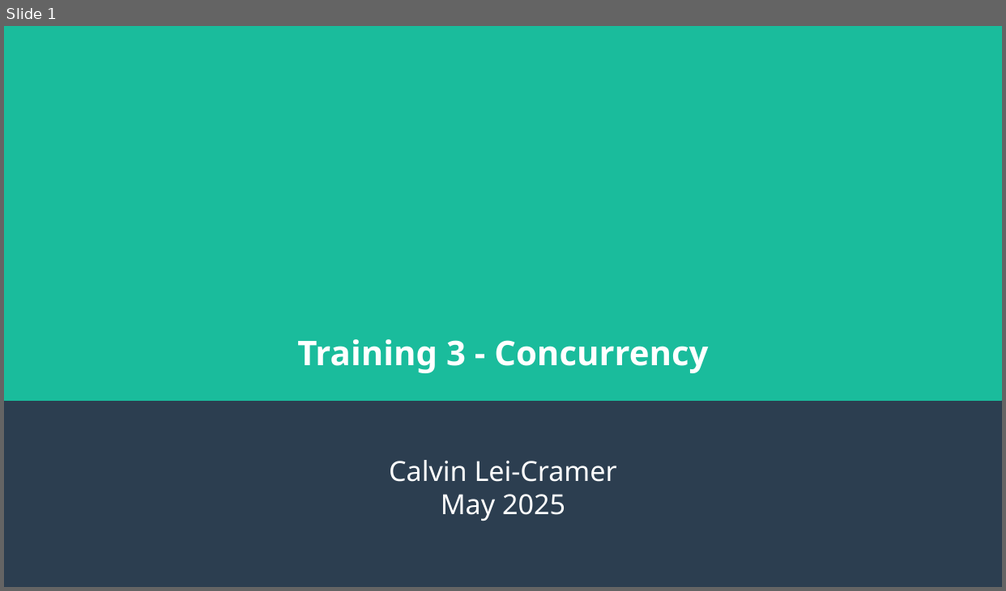
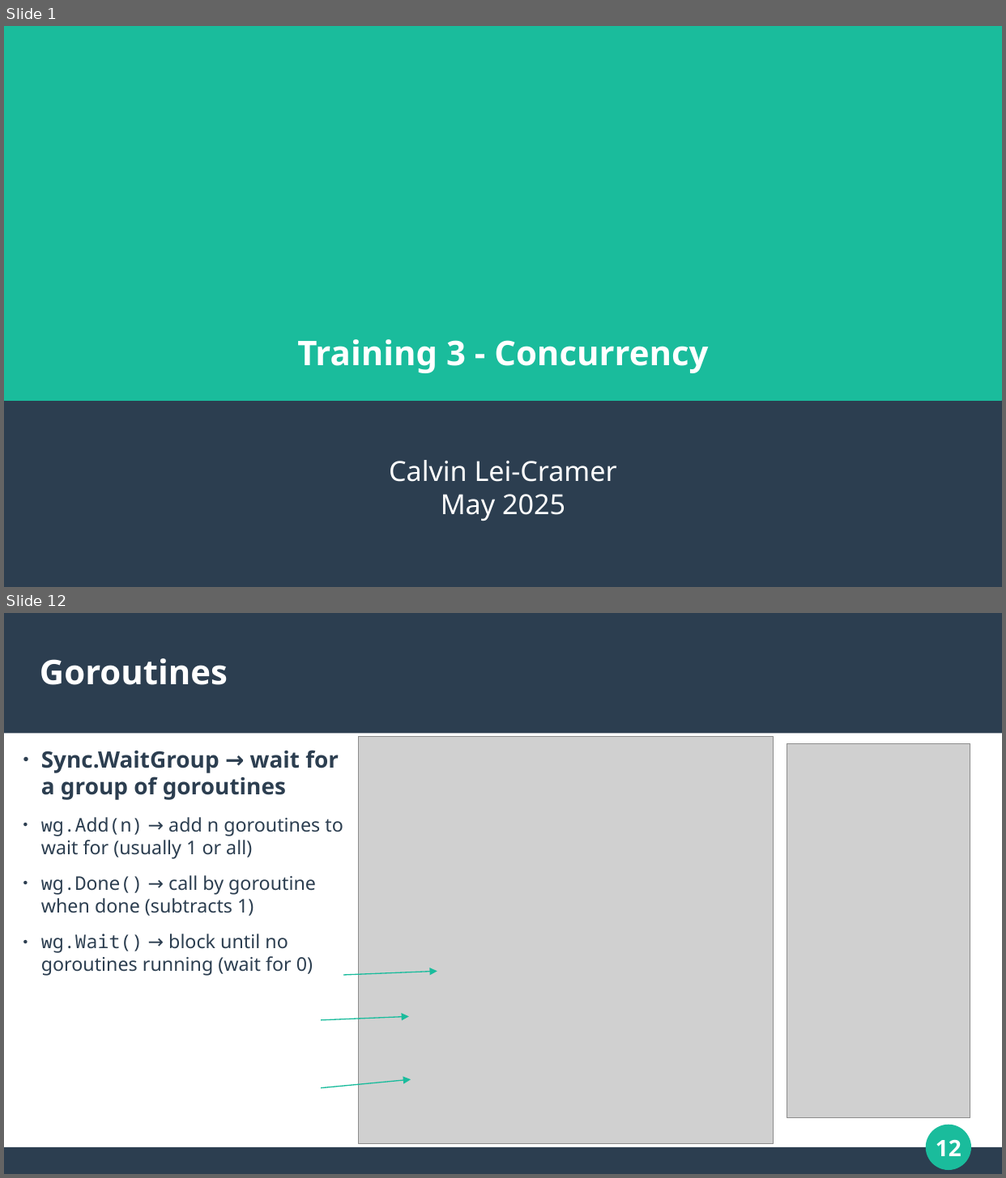
Before and after one commit to calvincramer/golang-training-3-completed, a slide deck: presentation-3.odp. Shown one above the other, each under a label of ours: slide 1 before the commit, slides 1 and 12 after it; the slides between them are not shown. The pictures are 1006x591 and 1006x1178 pixels, drawn with LibreOffice and Linux fonts; fonts in the diff are those of the drawing; grey boxes stand for pictures. Boxes give left, top, right and bottom in pixels: in the first picture for what was removed or moved away, otherwise in the second. Text is boxed around its words. In the diff, an @@ line names an element or a change of style, - is before the commit and + after.

```diff
--- a/presentation-3.odp
+++ b/presentation-3.odp
@@ slide 12 added at [4, 613, 1002, 1174], background #FFFFFF @@
@@ rectangle added at [4, 613, 1002, 734], fill #2C3E50 @@
@@ title added at [40, 658, 228, 685], 27 pt, text #FFFFFF, bold @@
+Goroutines
@@ text added at [41, 750, 343, 976], 15 pt, text #2C3E50 @@
+● Sync.WaitGroup → wait for a group of goroutines
+● wg.Add(n) → add n goroutines to wait for (usually 1 or all)
+● wg.Done() → call by goroutine when done (subtracts 1)
+● wg.Wait() → block until no goroutines running (wait for 0)
@@ picture added at [359, 737, 774, 1144] @@
@@ picture added at [787, 743, 970, 1118] @@
@@ arrow added from (343, 975) to (438, 972), #1ABC9C 0.85 pt @@
@@ arrow added from (321, 1020) to (409, 1017), #1ABC9C 0.85 pt @@
@@ arrow added from (321, 1088) to (411, 1080), #1ABC9C 0.85 pt @@
@@ ellipse added at [927, 1126, 971, 1170], fill #1ABC9C, outline #1ABC9C 0.85 pt @@
@@ page number added at [936, 1139, 961, 1157], 18 pt, text #FFFFFF, bold @@
+12
@@ rectangle added at [4, 1148, 1002, 1174], fill #2C3E50 @@
```
Also in this commit, not shown: 4 slides changed, 23 other slides added, 3 slides removed, 1 other file.
